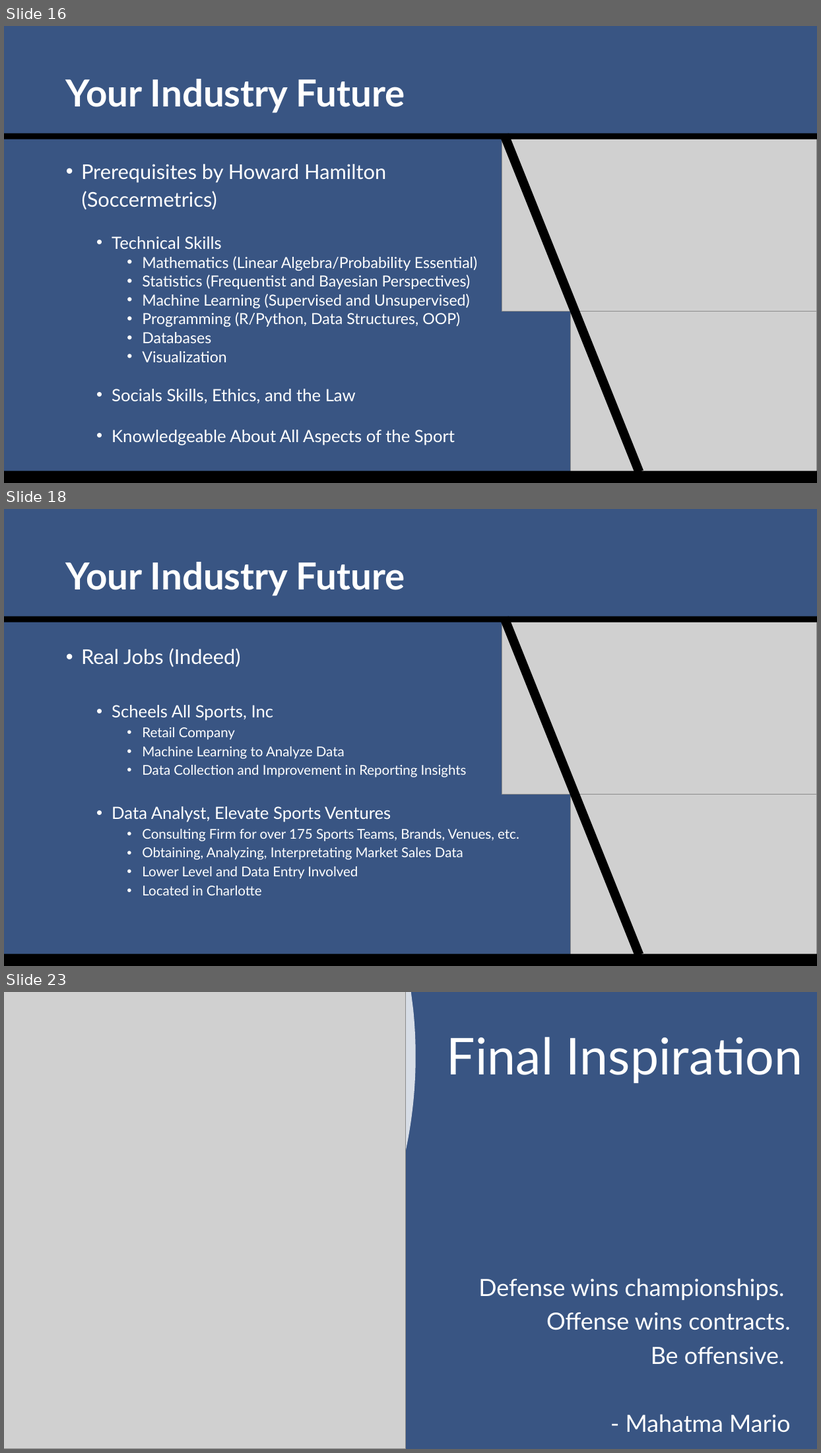
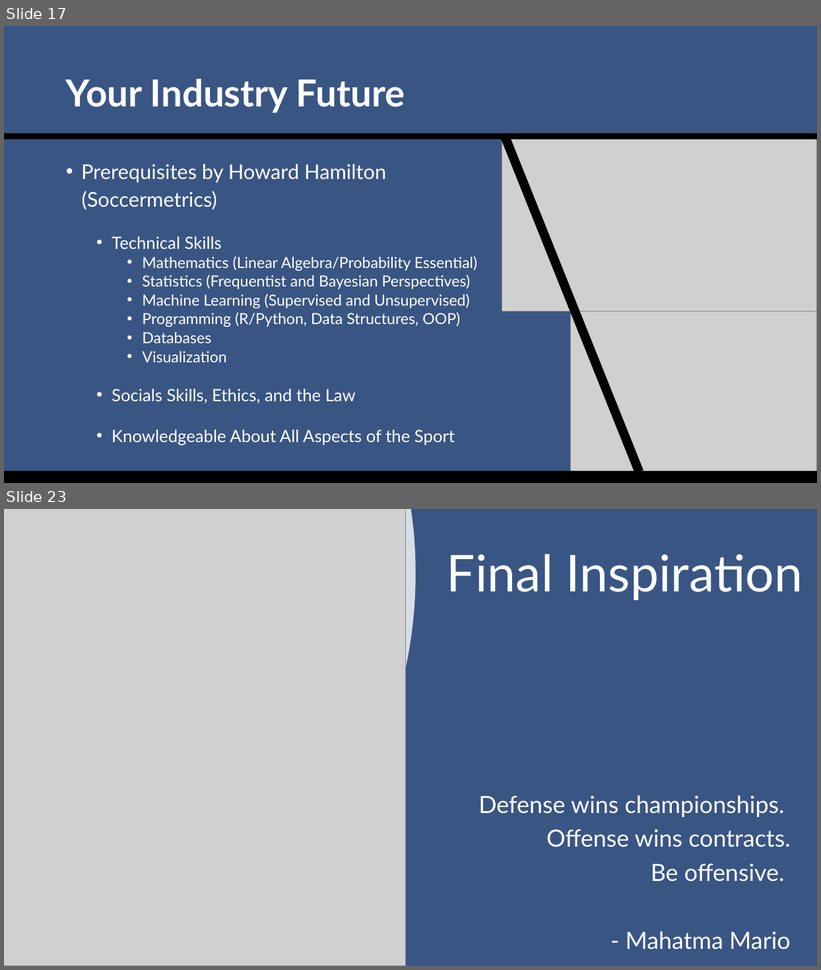
Before and after one commit to SuperMarioGiacomazzo/STOR538_WEBSITE, a slide deck: Slides/Sports Analytics 3/Sports_Analytics_3_Lecture.pptx. Shown one above the other, each under a label of ours: slides 16, 18 and 23 before the commit, slides 17 and 23 after it; the slides between them are not shown. The pictures are 821x1453 and 821x970 pixels, drawn with LibreOffice and Linux fonts; fonts in the diff are those of the drawing; grey boxes stand for pictures. Boxes give left, top, right and bottom in pixels: in the first picture for what was removed or moved away, otherwise in the second. Text is boxed around its words. In the diff, an @@ line names an element or a change of style, - is before the commit and + after.

```diff
--- a/Slides/Sports Analytics 3/Sports_Analytics_3_Lecture.pptx
+++ b/Slides/Sports Analytics 3/Sports_Analytics_3_Lecture.pptx
@@ slide 18 removed at (4,509,817,966), background #395583 @@
@@ title removed at (66,562,405,596) @@
-Your Industry Future
@@ rectangle removed at (4,617,817,623) @@
@@ rectangle removed at (500,617,644,957) @@
@@ picture removed at (502,623,817,795) @@
@@ text removed at (81,648,519,896) @@
-• Real Jobs (Indeed)
-  • Scheels All Sports, Inc
-    • Retail Company
-    • Machine Learning to Analyze Data
-    • Data Collection and Improvement in Reporting Insights
-  • Data Analyst, Elevate Sports Ventures
-    • Consulting Firm for over 175 Sports Teams, Brands, Venues, etc.
-    • Obtaining, Analyzing, Interpretating Market Sales Data
-    • Lower Level and Data Entry Involved
-    • Located in Charlotte
@@ picture removed at (571,795,817,966) @@
@@ rectangle removed at (4,955,817,966) @@
@@ what was slide 16 is now slide 17 @@
```
Also in this commit, not shown: 10 slides changed, 1 slide added, 7 other files.
